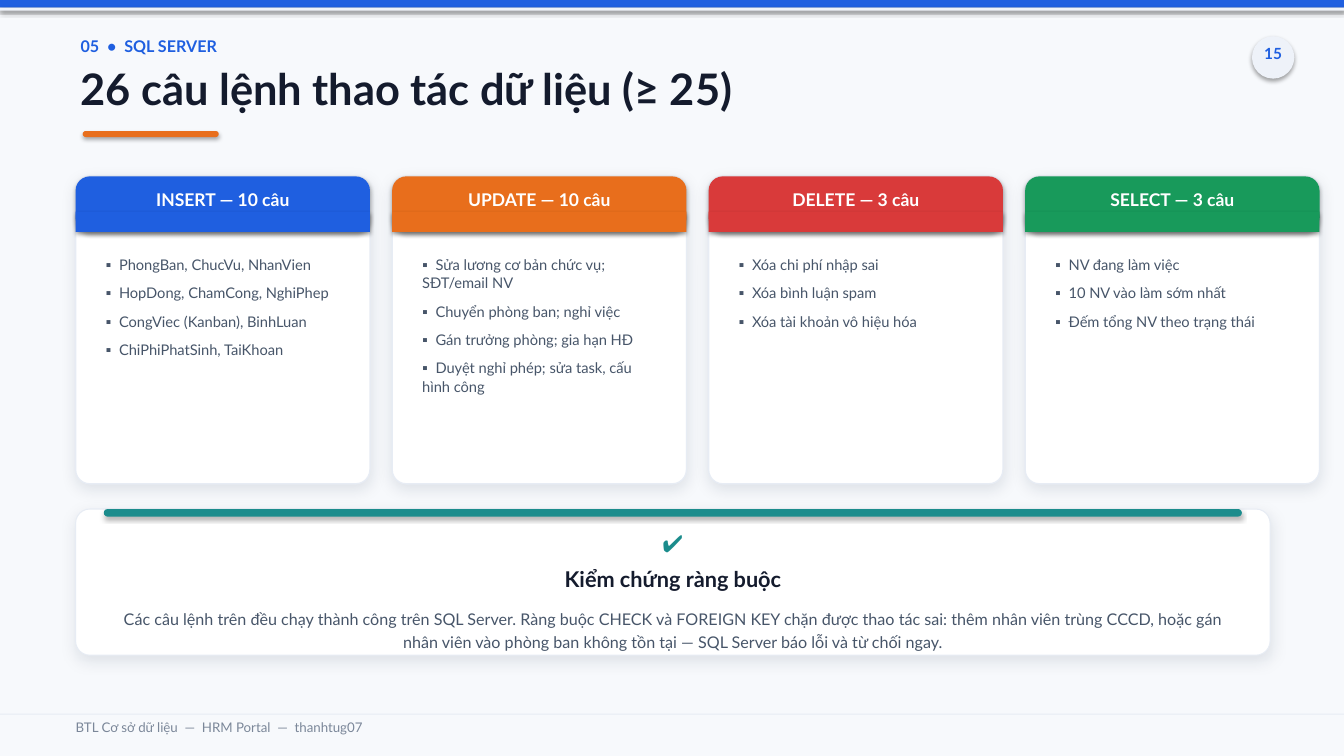
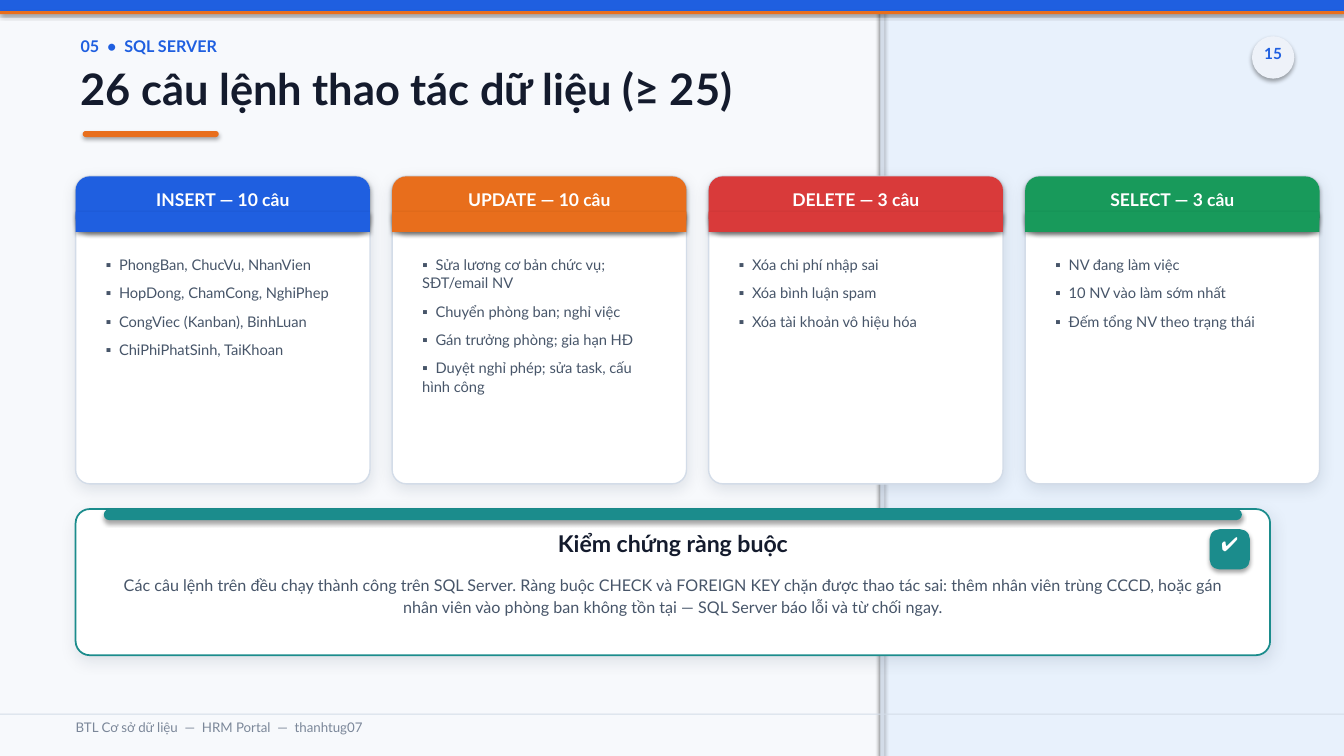
Before and after one commit to thanhtug07/hrm-kanban-management, a slide deck: slide 15 of BaoCao_BTL_CSDL_HRM_Portal.pptx. Drawn at 1344x756 pixels with LibreOffice and Linux fonts; fonts in the diff are those of the drawing. Boxes give left, top, right and bottom in pixels: in the first picture for what was removed or moved away, otherwise in the second. Text is boxed around its words. In the diff, an @@ line names an element or a change of style, - is before the commit and + after.

```diff
--- a/BaoCao_BTL_CSDL_HRM_Portal.pptx
+++ b/BaoCao_BTL_CSDL_HRM_Portal.pptx
@@ rectangle: place and size @@
-rectangle at box(0, 0, 1344, 7)
+rectangle at box(0, 0, 1344, 11)
@@ rectangle: place and size @@
-rectangle at box(0, 7, 1344, 10)
+rectangle at box(0, 11, 1344, 14)
@@ rectangle at box(0, 11, 1344, 14): fill #EEF2F9 to #E86E1C @@
@@ rectangle added at box(880, 0, 1344, 756), fill #E8F1FC @@
@@ rectangle added at box(880, 0, 884, 756), fill #D3DCE8 @@
@@ outline #E7ECF4 1 pt to #D3DCE8 1 pt in 4 elements at box(76, 176, 370, 484), box(392, 176, 687, 484), box(709, 176, 1003, 484), box(1025, 176, 1320, 484) @@
@@ rounded rectangle at box(76, 509, 1270, 655): outline #E7ECF4 0.75 pt to #1B8C8C 1.25 pt @@
@@ rounded rectangle: place and size @@
-rounded rectangle at box(104, 509, 1242, 516)
+rounded rectangle at box(104, 509, 1242, 520)
@@ text removed at box(76, 529, 1270, 564) @@
-✔
@@ text "Kiểm chứng ràng buộc": place and size @@
-text "Kiểm chứng ràng buộc" at box(565, 569, 781, 591)
+text "Kiểm chứng ràng buộc" at box(558, 533, 787, 557)
@@ text "Kiểm chứng ràng buộc" at box(558, 533, 787, 557): size 15.5 to 16.5 pt @@
@@ rounded rectangle added at box(1210, 529, 1250, 570), fill #1B8C8C @@
@@ text added at box(1210, 532, 1250, 567), 14 pt, text #FFFFFF, bold @@
+✔
@@ text "Các câu lệnh trên đều ...": place and size @@
-text "Các câu lệnh trên đều ..." at box(124, 612, 1221, 651)
+text "Các câu lệnh trên đều ..." at box(124, 578, 1221, 616)
@@ rectangle at box(0, 714, 1344, 715): fill #E7ECF4 to #D3DCE8 @@
```
Also in this commit, not shown: 15 other slides changed, 2 other files.
